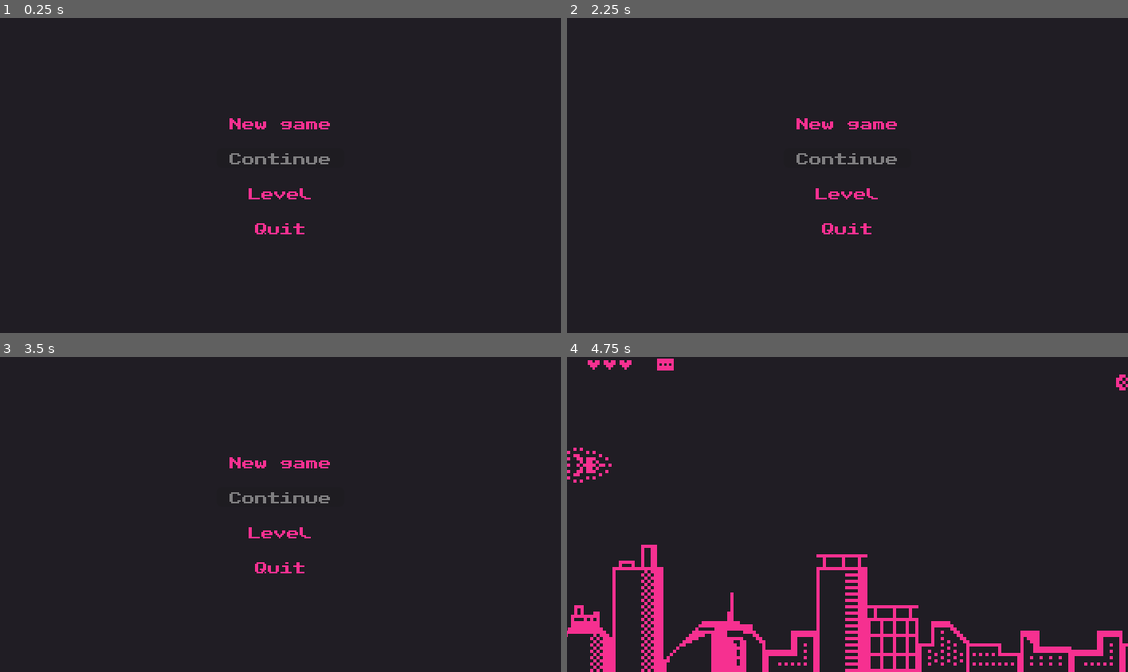
Above: before the commit, frames 1-4 (two rows, left to right).
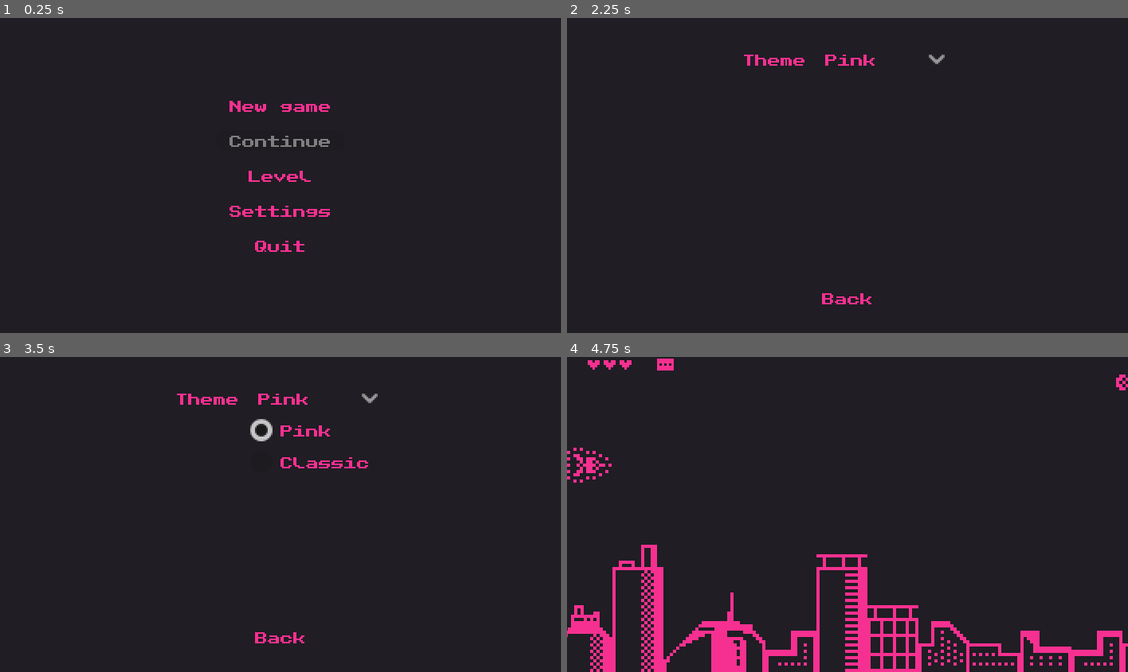
Above: after the commit, the same moments.

Repository: victor-romero-martinez/space-umpact
Game: Godot game, scene res://control/main_menu.tscn
Two runs of this game, one before a commit and one after it. Both use one fixed random seed, a clock stepped at 60 frames per second and the inputs below.
Inputs (mouse positions are in pixels of both pictures, inside the frame that each line leads up to):
- Up to frame 1 (0.25 s): no input
- Up to frame 2 (2.25 s): click "Level" at 0.5 s; click "Back" at 1.25 s; click (847, 210) at 2 s, where only the run after the commit has a clickable "Settings"
- Up to frame 3 (3.5 s): click (314, 397) at 2.75 s, where only the run after the commit has a clickable "Pink"
- Up to frame 4 (4.75 s): click (847, 637) at 3.5 s, where only the run after the commit has a clickable "Back"; click "New game" at 4.25 s

The runs differ from the first frame. In frame 1, 1.8% of the frame differs, in the area x 40-59%, y 26-75%; in frame 2, 1.3%; in frame 3, 1.6%; in frame 4, nothing differs.

Commit message:
update: color schema

Diff:
--- a/control/credit.tscn
+++ b/control/credit.tscn
@@ -1,6 +1,7 @@
-[gd_scene load_steps=2 format=3 uid="uid://0dg7fy1bus1q"]
+[gd_scene load_steps=3 format=3 uid="uid://0dg7fy1bus1q"]
 
 [ext_resource type="Script" path="res://scripts/control/credit.gd" id="1_almup"]
+[ext_resource type="Theme" uid="uid://bctd62av1qlji" path="res://control/theme/button_classic_theme.tres" id="2_ho2un"]
 
 [node name="Control" type="Control"]
 layout_mode = 3
@@ -18,7 +19,7 @@
 anchor_bottom = 1.0
 grow_horizontal = 2
 grow_vertical = 2
-color = Color(0.12549, 0.113725, 0.141176, 1)
+color = Color(0.454902, 0.647059, 0.513726, 1)
 
 [node name="MarginContainer" type="MarginContainer" parent="."]
 layout_mode = 1
@@ -41,7 +42,7 @@
 [node name="Label" type="Label" parent="MarginContainer/VBoxContainer"]
 layout_mode = 2
 size_flags_horizontal = 4
-theme_override_colors/font_color = Color(0.964706, 0.188235, 0.564706, 1)
+theme = ExtResource("2_ho2un")
 text = "Thanks for playing"
 
 [node name="Button" type="Button" parent="MarginContainer/VBoxContainer"]
@@ -49,8 +50,7 @@
 size_flags_horizontal = 4
 size_flags_vertical = 4
 focus_mode = 0
-theme_override_colors/font_color = Color(0.964706, 0.188235, 0.564706, 1)
-theme_override_font_sizes/font_size = 8
+theme = ExtResource("2_ho2un")
 text = "Go Menu"
 
 [node name="Label2" type="Label" parent="MarginContainer"]
--- a/control/main_menu.tscn
+++ b/control/main_menu.tscn
@@ -27,50 +27,91 @@
 anchors_preset = 15
 anchor_right = 1.0
 anchor_bottom = 1.0
+offset_left = 23.0
+offset_top = 16.0
+offset_right = -23.0
+offset_bottom = -16.0
 grow_horizontal = 2
 grow_vertical = 2
+metadata/_edit_lock_ = true
 
-[node name="VBoxContainer" type="VBoxContainer" parent="MarginContainer"]
+[node name="Main" type="VBoxContainer" parent="MarginContainer"]
 layout_mode = 2
 size_flags_horizontal = 4
 size_flags_vertical = 4
 theme_override_constants/separation = 10
 
-[node name="NewGame" type="Button" parent="MarginContainer/VBoxContainer"]
+[node name="NewGame" type="Button" parent="MarginContainer/Main"]
 layout_mode = 2
 focus_mode = 0
 mouse_default_cursor_shape = 2
-theme = ExtResource("1_tq4my")
 text = "New game"
 
-[node name="ContinueBtn" type="Button" parent="MarginContainer/VBoxContainer"]
+[node name="ContinueBtn" type="Button" parent="MarginContainer/Main"]
 unique_name_in_owner = true
 layout_mode = 2
 focus_mode = 0
 mouse_default_cursor_shape = 2
-theme = ExtResource("1_tq4my")
-theme_override_colors/font_color = Color(0.964706, 0.188235, 0.564706, 1)
 text = "Continue"
 
-[node name="Level" type="Button" parent="MarginContainer/VBoxContainer"]
+[node name="Level" type="Button" parent="MarginContainer/Main"]
 layout_mode = 2
 focus_mode = 0
 mouse_default_cursor_shape = 2
-theme = ExtResource("1_tq4my")
-theme_override_colors/font_color = Color(0.964706, 0.188235, 0.564706, 1)
 text = "Level"
 
-[node name="Quit" type="Button" parent="MarginContainer/VBoxContainer"]
+[node name="Settings" type="Button" parent="MarginContainer/Main"]
+layout_mode = 2
+mouse_default_cursor_shape = 2
+text = "Settings"
+
+[node name="Quit" type="Button" parent="MarginContainer/Main"]
 layout_mode = 2
 focus_mode = 0
 mouse_default_cursor_shape = 2
-theme = ExtResource("1_tq4my")
-theme_override_colors/font_color = Color(0.964706, 0.188235, 0.564706, 1)
-theme_override_font_sizes/font_size = 8
 text = "Quit
 "
 
-[connection signal="pressed" from="MarginContainer/VBoxContainer/NewGame" to="." method="_on_new_game_pressed"]
-[connection signal="pressed" from="MarginContainer/VBoxContainer/ContinueBtn" to="." method="_on_continue_pressed"]
-[connection signal="pressed" from="MarginContainer/VBoxContainer/Level" to="." method="_on_level_pressed"]
-[connection signal="pressed" from="MarginContainer/VBoxContainer/Quit" to="." method="_on_quit_pressed"]
+[node name="Settings" type="VBoxContainer" parent="MarginContainer"]
+visible = false
+layout_mode = 2
+size_flags_horizontal = 4
+
+[node name="Theme" type="HBoxContainer" parent="MarginContainer/Settings"]
+layout_mode = 2
+
+[node name="Label" type="Label" parent="MarginContainer/Settings/Theme"]
+layout_mode = 2
+theme_override_font_sizes/font_size = 8
+text = "Theme"
+
+[node name="OptionButton" type="OptionButton" parent="MarginContainer/Settings/Theme"]
+layout_mode = 2
+focus_mode = 0
+mouse_default_cursor_shape = 2
+item_count = 2
+selected = 0
+popup/item_0/text = "Pink"
+popup/item_0/id = 1
+popup/item_1/text = "Classic"
+popup/item_1/id = 2
+
+[node name="VSeparator" type="HSeparator" parent="MarginContainer/Settings"]
+modulate = Color(1, 1, 1, 0)
+layout_mode = 2
+size_flags_vertical = 3
+
+[node name="Button" type="Button" parent="MarginContainer/Settings"]
+layout_mode = 2
+size_flags_horizontal = 4
+size_flags_vertical = 8
+mouse_default_cursor_shape = 2
+text = "Back"
+
+[connection signal="pressed" from="MarginContainer/Main/NewGame" to="." method="_on_new_game_pressed"]
+[connection signal="pressed" from="MarginContainer/Main/ContinueBtn" to="." method="_on_continue_pressed"]
+[connection signal="pressed" from="MarginContainer/Main/Level" to="." method="_on_level_pressed"]
+[connection signal="pressed" from="MarginContainer/Main/Settings" to="." method="_on_settings_pressed"]
+[connection signal="pressed" from="MarginContainer/Main/Quit" to="." method="_on_quit_pressed"]
+[connection signal="item_selected" from="MarginContainer/Settings/Theme/OptionButton" to="." method="_on_option_button_item_selected"]
+[connection signal="pressed" from="MarginContainer/Settings/Button" to="." method="_on_button_pressed"]
--- /dev/null
+++ b/control/theme/button_classic_theme.tres
@@ -0,0 +1,96 @@
+[gd_resource type="Theme" load_steps=17 format=3 uid="uid://bctd62av1qlji"]
+
+[sub_resource type="StyleBoxEmpty" id="StyleBoxEmpty_6dwr3"]
+
+[sub_resource type="CanvasTexture" id="CanvasTexture_iqrbp"]
+
+[sub_resource type="StyleBoxTexture" id="StyleBoxTexture_6a7bh"]
+texture = SubResource("CanvasTexture_iqrbp")
+expand_margin_left = 8.0
+expand_margin_top = 2.0
+expand_margin_right = 8.0
+expand_margin_bottom = 2.0
+modulate_color = Color(0.12549, 0.113725, 0.141176, 1)
+
+[sub_resource type="CanvasTexture" id="CanvasTexture_jbrlx"]
+
+[sub_resource type="StyleBoxTexture" id="StyleBoxTexture_4m2su"]
+texture = SubResource("CanvasTexture_jbrlx")
+expand_margin_left = 8.0
+expand_margin_top = 2.0
+expand_margin_right = 8.0
+expand_margin_bottom = 2.0
+modulate_color = Color(0.454902, 0.647059, 0.513726, 1)
+
+[sub_resource type="CanvasTexture" id="CanvasTexture_uigps"]
+
+[sub_resource type="StyleBoxTexture" id="StyleBoxTexture_c6knp"]
+texture = SubResource("CanvasTexture_uigps")
+expand_margin_left = 8.0
+expand_margin_top = 2.0
+expand_margin_right = 8.0
+expand_margin_bottom = 2.0
+modulate_color = Color(0.454902, 0.647059, 0.513726, 1)
+
+[sub_resource type="StyleBoxEmpty" id="StyleBoxEmpty_7uwdo"]
+
+[sub_resource type="CanvasTexture" id="CanvasTexture_3brii"]
+
+[sub_resource type="StyleBoxTexture" id="StyleBoxTexture_v120q"]
+texture = SubResource("CanvasTexture_3brii")
+expand_margin_left = 8.0
+expand_margin_top = 2.0
+expand_margin_right = 8.0
+expand_margin_bottom = 2.0
+modulate_color = Color(0.12549, 0.113725, 0.141176, 1)
+
+[sub_resource type="CanvasTexture" id="CanvasTexture_1ibii"]
+
+[sub_resource type="StyleBoxTexture" id="StyleBoxTexture_5bpq6"]
+texture = SubResource("CanvasTexture_1ibii")
+expand_margin_left = 8.0
+expand_margin_top = 2.0
+expand_margin_right = 8.0
+expand_margin_bottom = 2.0
+modulate_color = Color(0.454902, 0.647059, 0.513726, 1)
+
+[sub_resource type="CanvasTexture" id="CanvasTexture_kb24t"]
+
+[sub_resource type="StyleBoxTexture" id="StyleBoxTexture_ynx47"]
+texture = SubResource("CanvasTexture_kb24t")
+expand_margin_left = 8.0
+expand_margin_top = 2.0
+expand_margin_right = 8.0
+expand_margin_bottom = 2.0
+modulate_color = Color(0.12549, 0.113725, 0.141176, 1)
+
+[sub_resource type="CanvasTexture" id="CanvasTexture_7pkef"]
+
+[sub_resource type="StyleBoxTexture" id="StyleBoxTexture_mt0e3"]
+texture = SubResource("CanvasTexture_7pkef")
+modulate_color = Color(0.454902, 0.647059, 0.513726, 1)
+
+[resource]
+Button/colors/font_color = Color(0.12549, 0.113725, 0.141176, 1)
+Button/colors/font_focus_color = Color(0.12549, 0.113725, 0.141176, 1)
+Button/colors/font_hover_color = Color(0.454902, 0.647059, 0.513726, 1)
+Button/colors/font_pressed_color = Color(0.12549, 0.113725, 0.141176, 1)
+Button/font_sizes/font_size = 8
+Button/styles/focus = SubResource("StyleBoxEmpty_6dwr3")
+Button/styles/hover = SubResource("StyleBoxTexture_6a7bh")
+Button/styles/normal = SubResource("StyleBoxTexture_4m2su")
+Button/styles/pressed = SubResource("StyleBoxTexture_c6knp")
+Label/colors/font_color = Color(0.12549, 0.113725, 0.141176, 1)
+OptionButton/colors/font_color = Color(0.12549, 0.113725, 0.141176, 1)
+OptionButton/colors/font_hover_color = Color(0.454902, 0.647059, 0.513726, 1)
+OptionButton/colors/font_pressed_color = Color(0.12549, 0.113725, 0.141176, 1)
+OptionButton/font_sizes/font_size = 8
+OptionButton/styles/focus = SubResource("StyleBoxEmpty_7uwdo")
+OptionButton/styles/hover = SubResource("StyleBoxTexture_v120q")
+OptionButton/styles/normal = SubResource("StyleBoxTexture_5bpq6")
+PopupMenu/colors/font_color = Color(0.12549, 0.113725, 0.141176, 1)
+PopupMenu/colors/font_hover_color = Color(0.454902, 0.647059, 0.513726, 1)
+PopupMenu/font_sizes/font_separator_size = 8
+PopupMenu/font_sizes/font_size = 8
+PopupMenu/styles/hover = SubResource("StyleBoxTexture_ynx47")
+PopupMenu/styles/panel = SubResource("StyleBoxTexture_mt0e3")
--- a/control/theme/button_pink_theme.tres
+++ b/control/theme/button_pink_theme.tres
@@ -6,6 +6,10 @@
 
 [sub_resource type="StyleBoxTexture" id="StyleBoxTexture_a2kht"]
 texture = SubResource("CanvasTexture_pqmwy")
+texture_margin_left = 8.0
+texture_margin_top = 2.0
+texture_margin_right = 8.0
+texture_margin_bottom = 2.0
 modulate_color = Color(0.964706, 0.188235, 0.564706, 1)
 
 [sub_resource type="CanvasTexture" id="CanvasTexture_mvi80"]
@@ -22,10 +26,27 @@
 
 [sub_resource type="StyleBoxTexture" id="StyleBoxTexture_8qj41"]
 texture = SubResource("CanvasTexture_kvx6c")
+texture_margin_left = 8.0
+texture_margin_top = 2.0
+texture_margin_right = 8.0
+texture_margin_bottom = 2.0
+modulate_color = Color(0.12549, 0.113725, 0.141176, 1)
+
+[sub_resource type="CanvasTexture" id="CanvasTexture_l6ptt"]
+
+[sub_resource type="StyleBoxTexture" id="StyleBoxTexture_knnxe"]
+texture = SubResource("CanvasTexture_l6ptt")
+modulate_color = Color(0.964706, 0.188235, 0.564706, 1)
+
+[sub_resource type="CanvasTexture" id="CanvasTexture_5lugp"]
+
+[sub_resource type="StyleBoxTexture" id="StyleBoxTexture_rkco1"]
+texture = SubResource("CanvasTexture_5lugp")
 modulate_color = Color(0.12549, 0.113725, 0.141176, 1)
 
 [resource]
 Button/colors/font_color = Color(0.964706, 0.188235, 0.564706, 1)
+Button/colors/font_focus_color = Color(0.964706, 0.188235, 0.564706, 1)
 Button/colors/font_hover_color = Color(0.12549, 0.113725, 0.141176, 1)
 Button/colors/font_pressed_color = Color(0.964706, 0.188235, 0.564706, 1)
 Button/font_sizes/font_size = 8
@@ -34,3 +55,10 @@
 Button/styles/normal = SubResource("StyleBoxTexture_d3na5")
 Button/styles/pressed = SubResource("StyleBoxTexture_8qj41")
 Label/colors/font_color = Color(0.964706, 0.188235, 0.564706, 1)
+MenuButton/font_sizes/font_size = 8
+PopupMenu/colors/font_color = Color(0.964706, 0.188235, 0.564706, 1)
+PopupMenu/colors/font_hover_color = Color(0.12549, 0.113725, 0.141176, 1)
+PopupMenu/font_sizes/font_separator_size = 8
+PopupMenu/font_sizes/font_size = 8
+PopupMenu/styles/hover = SubResource("StyleBoxTexture_knnxe")
+PopupMenu/styles/panel = SubResource("StyleBoxTexture_rkco1")
--- a/scripts/control/main_menu.gd
+++ b/scripts/control/main_menu.gd
@@ -9,6 +9,8 @@
 		%ContinueBtn.disabled = false
 	else:
 		%ContinueBtn.disabled = true
+
+	$MarginContainer/Settings.visible = false
 
 
 func _on_new_game_pressed():
@@ -29,3 +31,29 @@
 
 func _on_quit_pressed():
 	get_tree().quit()
+
+
+func _on_settings_pressed():
+	$MarginContainer/Main.visible = false
+	$MarginContainer/Settings.visible = true
+
+
+func _on_button_pressed():
+	$MarginContainer/Main.visible = true
+	$MarginContainer/Settings.visible = false
+
+
+func _on_option_button_item_selected(index):
+
+	var theme_schema := {
+		0: [load('res://control/theme/button_pink_theme.tres'), '#201d24'],
+		1: [load('res://control/theme/button_classic_theme.tres'), '#74a583']
+	}
+
+	match index:
+		0:
+			self.theme = theme_schema[index][0]
+			$ColorRect.color = Color(theme_schema[index][1])
+		1:
+			self.theme = theme_schema[index][0]
+			$ColorRect.color = Color(theme_schema[index][1])
Not shown: 1 places in control/theme/button_pink_theme.tres that only renumber resources
